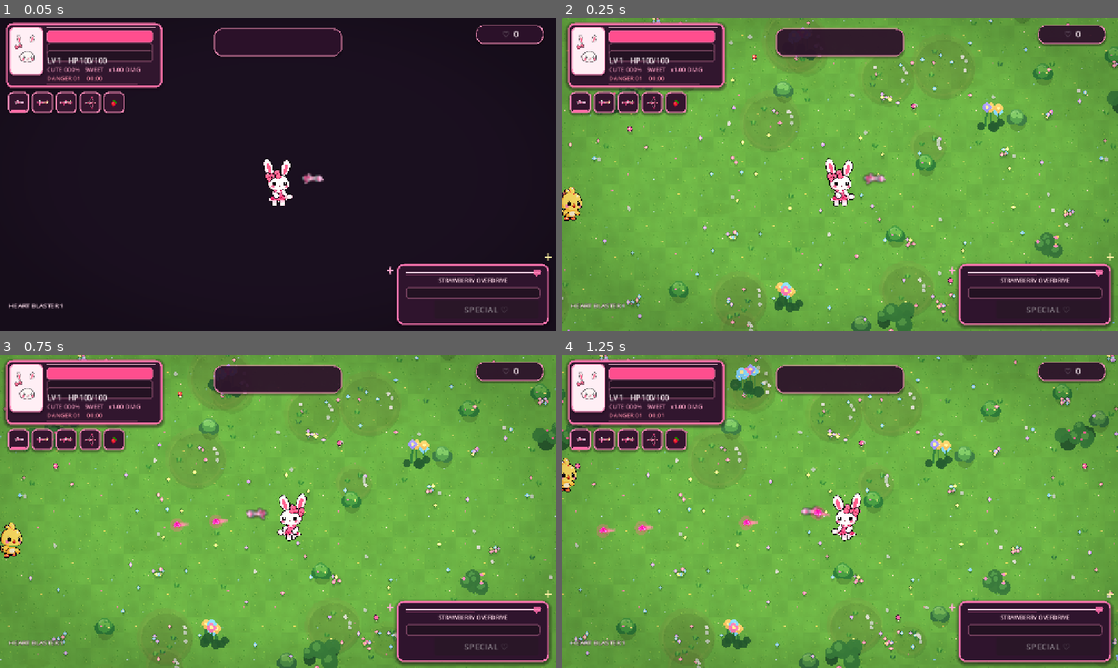
Above: before the commit, frames 1-4 (two rows, left to right).
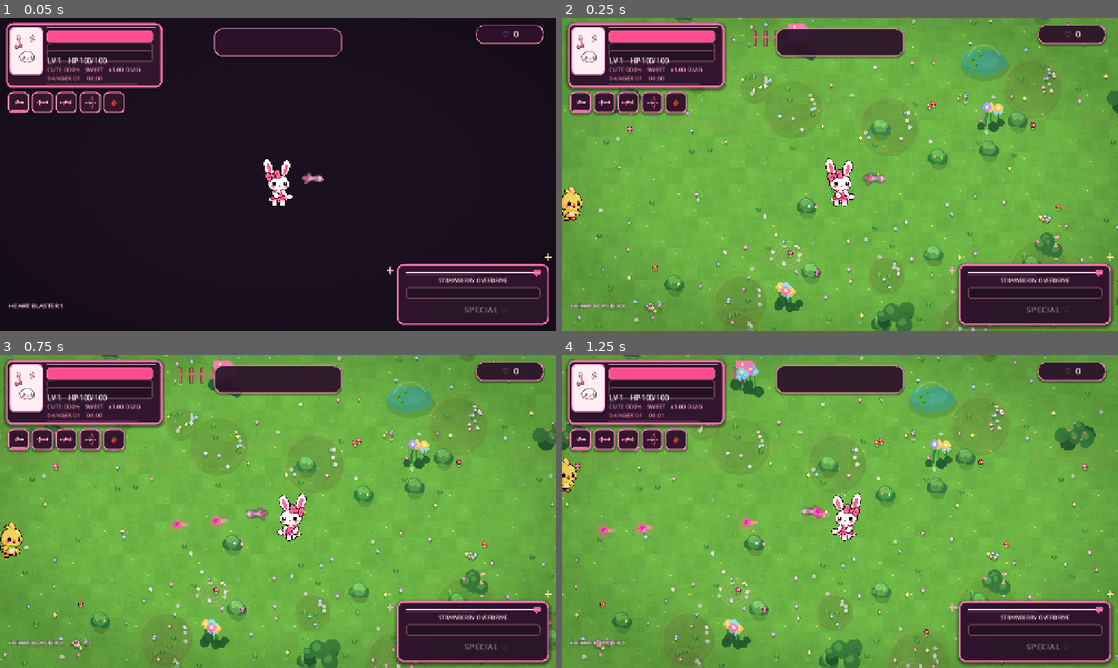
Above: after the commit, the same moments.

Repository: ramonsamagaio/cutecuterampage
Game: Godot game, scene res://scenes/Main.tscn
The game is run twice, just before and just after one commit, with the same random seed, the same clock (stepped at 60 frames per second) and the same inputs.
Inputs (mouse positions are in pixels of both pictures, inside the frame that each line leads up to):
- Up to frame 1 (0.05 s): no input
- Up to frame 2 (0.25 s): no input
- Up to frame 3 (0.75 s): tap Enter at 0.5 s; move the mouse to (400, 495) at 0.52 s; hold Right (ui_right) from 0.53 s (still down); tap Shift at 0.6 s
- Up to frame 4 (1.25 s): keep holding Right (ui_right); tap Space at 0.77 s

Frame 1 is identical in both runs. In frame 2, 5.8% of the frame differs, in the area x 0-100%, y 0-100%; in frame 3, 5.9%; in frame 4, 6.2%.

Commit message:
feat: add garden landmarks paths ponds and authored micro-scenes

Diff:
--- a/scripts/core/garden_dressing.gd
+++ b/scripts/core/garden_dressing.gd
@@ -16,32 +16,137 @@
 	var rng: RandomNumberGenerator = RandomNumberGenerator.new()
 	rng.seed = seed_value
 
+	# A faint curving path appears only in some chunks, creating larger visual flow across the lawn.
+	if seed_value % 3 != 0:
+		_draw_path_ribbon(rng)
+
 	# Large garden islands establish visual planes. They are static draw calls, so the
 	# world gains depth without adding gameplay nodes or collision.
 	for i: int in 3:
 		_draw_garden_island(Vector2(rng.randi_range(70, chunk_pixels - 70), rng.randi_range(70, chunk_pixels - 70)), rng.randf_range(34.0, 66.0), rng, i)
 
+	# One authored-looking landmark per chunk makes exploration visually memorable.
+	var landmark_pos: Vector2 = Vector2(rng.randi_range(105, chunk_pixels - 105), rng.randi_range(105, chunk_pixels - 105))
+	_draw_landmark(landmark_pos, seed_value % 5, rng)
+
 	# Soft value shifts keep the lawn from reading as one flat green sheet.
-	for i: int in 9:
+	for i: int in 8:
 		var patch: Vector2 = Vector2(rng.randi_range(24, chunk_pixels - 24), rng.randi_range(24, chunk_pixels - 24))
 		var radius_x: float = rng.randf_range(20.0, 48.0)
 		var radius_y: float = rng.randf_range(8.0, 22.0)
-		var patch_color: Color = Color(0.36, 0.54, 0.20, rng.randf_range(0.07, 0.13))
+		var patch_color: Color = Color(0.36, 0.54, 0.20, rng.randf_range(0.06, 0.11))
 		_draw_soft_ellipse(patch, radius_x, radius_y, patch_color)
 
 	for i: int in 5:
 		_draw_bush(Vector2(rng.randi_range(34, chunk_pixels - 34), rng.randi_range(34, chunk_pixels - 34)), rng.randi_range(0, 2))
 
-	for i: int in 27:
+	for i: int in 25:
 		_draw_flower(Vector2(rng.randi_range(10, chunk_pixels - 10), rng.randi_range(10, chunk_pixels - 10)), rng.randi_range(0, 3))
-	for i: int in 12:
+	for i: int in 11:
 		_draw_grass_tuft(Vector2(rng.randi_range(12, chunk_pixels - 12), rng.randi_range(12, chunk_pixels - 12)), rng.randi_range(0, 2))
-	for i: int in 9:
+	for i: int in 8:
 		_draw_pebble(Vector2(rng.randi_range(12, chunk_pixels - 12), rng.randi_range(12, chunk_pixels - 12)), rng.randi_range(0, 2))
 	for i: int in 3:
 		_draw_mushroom(Vector2(rng.randi_range(20, chunk_pixels - 20), rng.randi_range(20, chunk_pixels - 20)), rng.randf() < 0.5)
-	for i: int in 3:
+	for i: int in 2:
 		_draw_flower_cluster(Vector2(rng.randi_range(34, chunk_pixels - 34), rng.randi_range(34, chunk_pixels - 34)), rng)
+
+func _draw_path_ribbon(rng: RandomNumberGenerator) -> void:
+	var y0: float = rng.randf_range(72.0, float(chunk_pixels) - 72.0)
+	var points: PackedVector2Array = PackedVector2Array([
+		Vector2(-24, y0 + rng.randf_range(-20.0, 20.0)),
+		Vector2(float(chunk_pixels) * 0.24, y0 + rng.randf_range(-32.0, 32.0)),
+		Vector2(float(chunk_pixels) * 0.52, y0 + rng.randf_range(-42.0, 42.0)),
+		Vector2(float(chunk_pixels) * 0.77, y0 + rng.randf_range(-28.0, 28.0)),
+		Vector2(float(chunk_pixels) + 24.0, y0 + rng.randf_range(-18.0, 18.0))
+	])
+	draw_polyline(points, Color(0.56, 0.48, 0.29, 0.055), 38.0, true)
+	draw_polyline(points, Color(0.76, 0.68, 0.43, 0.040), 24.0, true)
+
+func _draw_landmark(p: Vector2, kind: int, rng: RandomNumberGenerator) -> void:
+	match kind:
+		0:
+			_draw_heart_flower_bed(p, rng)
+		1:
+			_draw_lily_pond(p, rng)
+		2:
+			_draw_picnic_patch(p, rng)
+		3:
+			_draw_stone_garden(p, rng)
+		_:
+			_draw_sign_and_fence(p, rng)
+
+func _draw_heart_flower_bed(p: Vector2, rng: RandomNumberGenerator) -> void:
+	draw_circle(p + Vector2(0, 10), 31.0, Color(0.12, 0.20, 0.10, 0.12))
+	var soil: Color = Color(0.52, 0.36, 0.28, 0.20)
+	draw_circle(p + Vector2(-15, -6), 22.0, soil)
+	draw_circle(p + Vector2(15, -6), 22.0, soil)
+	draw_colored_polygon(PackedVector2Array([
+		p + Vector2(-34, 0), p + Vector2(34, 0), p + Vector2(0, 42)
+	]), soil)
+	for i: int in 14:
+		var angle: float = TAU * float(i) / 14.0
+		var q: Vector2 = p + Vector2(cos(angle) * rng.randf_range(12.0, 27.0), sin(angle) * rng.randf_range(8.0, 24.0))
+		_draw_flower(q, i % 4)
+	_draw_sparkle_ground(p + Vector2(0, -3), Color(1.0, 0.86, 0.95, 0.50))
+
+func _draw_lily_pond(p: Vector2, rng: RandomNumberGenerator) -> void:
+	_draw_soft_ellipse(p + Vector2(2, 8), 50.0, 30.0, Color(0.10, 0.22, 0.18, 0.16))
+	_draw_soft_ellipse(p, 47.0, 27.0, Color(0.20, 0.62, 0.70, 0.42))
+	_draw_soft_ellipse(p + Vector2(-6, -5), 38.0, 18.0, Color(0.38, 0.80, 0.85, 0.18))
+	draw_arc(p, 34.0, 3.4, 5.9, 24, Color(0.82, 1.0, 1.0, 0.24), 2.0, true)
+	for i: int in 4:
+		var q: Vector2 = p + Vector2(rng.randf_range(-31.0, 31.0), rng.randf_range(-14.0, 14.0))
+		draw_circle(q, 6.0, Color("5aa94e"))
+		draw_line(q, q + Vector2(6, -2), Color(0.16, 0.47, 0.24, 0.85), 2.0)
+	if rng.randf() < 0.72:
+		_draw_flower(p + Vector2(18, -10), 0)
+
+func _draw_picnic_patch(p: Vector2, rng: RandomNumberGenerator) -> void:
+	_draw_soft_ellipse(p + Vector2(0, 8), 46.0, 29.0, Color(0.12, 0.20, 0.10, 0.10))
+	var blanket: Rect2 = Rect2(p + Vector2(-28, -18), Vector2(56, 38))
+	draw_rect(blanket, Color("f28fb4"), true)
+	for i: int in 5:
+		draw_line(p + Vector2(-28 + i * 14, -18), p + Vector2(-28 + i * 14, 20), Color(1.0, 0.78, 0.88, 0.36), 2.0)
+	for i: int in 4:
+		draw_line(p + Vector2(-28, -18 + i * 12), p + Vector2(28, -18 + i * 12), Color(1.0, 0.78, 0.88, 0.28), 2.0)
+	# Tiny sweets sell the toy-diorama feeling without spawning item nodes.
+	draw_circle(p + Vector2(-10, -2), 6.0, Color("fff1d2"))
+	draw_circle(p + Vector2(-10, -4), 4.0, Color("ff8ab5"))
+	draw_circle(p + Vector2(12, 4), 5.0, Color("ffd96d"))
+	draw_circle(p + Vector2(12, 2), 3.0, Color("fff2d0"))
+	if rng.randf() < 0.7:
+		_draw_flower(p + Vector2(34, -5), 2)
+
+func _draw_stone_garden(p: Vector2, rng: RandomNumberGenerator) -> void:
+	_draw_soft_ellipse(p, 50.0, 26.0, Color(0.66, 0.62, 0.44, 0.11))
+	for i: int in 7:
+		var angle: float = TAU * float(i) / 7.0
+		var q: Vector2 = p + Vector2(cos(angle) * rng.randf_range(25.0, 40.0), sin(angle) * rng.randf_range(12.0, 22.0))
+		_draw_pebble(q, i % 2)
+	for i: int in 3:
+		draw_arc(p, 12.0 + float(i) * 8.0, 0.15, PI * 1.65, 22, Color(0.88, 0.86, 0.69, 0.16), 1.5, true)
+	_draw_mushroom(p + Vector2(6, -3), true)
+
+func _draw_sign_and_fence(p: Vector2, rng: RandomNumberGenerator) -> void:
+	var wood_dark: Color = Color("6f4b43")
+	var wood: Color = Color("b77963")
+	# Short fence fragment.
+	for i: int in 4:
+		var x: float = -42.0 + float(i) * 22.0
+		draw_rect(Rect2(p + Vector2(x, -14), Vector2(7, 34)), wood_dark)
+		draw_rect(Rect2(p + Vector2(x + 1, -13), Vector2(5, 31)), wood)
+	draw_rect(Rect2(p + Vector2(-44, -4), Vector2(74, 6)), wood_dark)
+	draw_rect(Rect2(p + Vector2(-43, -3), Vector2(72, 4)), wood.lightened(0.08))
+	# Little candy-direction sign.
+	draw_rect(Rect2(p + Vector2(38, -26), Vector2(6, 47)), wood_dark)
+	draw_rect(Rect2(p + Vector2(39, -25), Vector2(4, 44)), wood)
+	draw_colored_polygon(PackedVector2Array([
+		p + Vector2(28, -28), p + Vector2(61, -28), p + Vector2(70, -20), p + Vector2(61, -12), p + Vector2(28, -12)
+	]), Color("ff8db7"))
+	draw_circle(p + Vector2(42, -20), 3.0, Color("fff4c7"))
+	if rng.randf() < 0.75:
+		_draw_flower(p + Vector2(-49, 14), 3)
 
 func _draw_garden_island(p: Vector2, radius: float, rng: RandomNumberGenerator, variant: int) -> void:
 	var shadow: Color = Color(0.10, 0.17, 0.08, 0.10)
@@ -69,7 +174,7 @@
 
 func _draw_soft_ellipse(p: Vector2, radius_x: float, radius_y: float, color: Color) -> void:
 	var points: PackedVector2Array = PackedVector2Array()
-	for i: int in 18:
+	for i: int in 19:
 		var a: float = TAU * float(i) / 18.0
 		points.append(p + Vector2(cos(a) * radius_x, sin(a) * radius_y))
 	draw_colored_polygon(points, color)
@@ -148,3 +253,7 @@
 	for i: int in 6:
 		var q: Vector2 = p + Vector2(rng.randf_range(-10.0, 10.0), rng.randf_range(-7.0, 7.0))
 		_draw_flower(q, rng.randi_range(0, 3))
+
+func _draw_sparkle_ground(p: Vector2, color: Color) -> void:
+	draw_line(p + Vector2(-5, 0), p + Vector2(5, 0), color, 1.5, true)
+	draw_line(p + Vector2(0, -5), p + Vector2(0, 5), color, 1.5, true)
